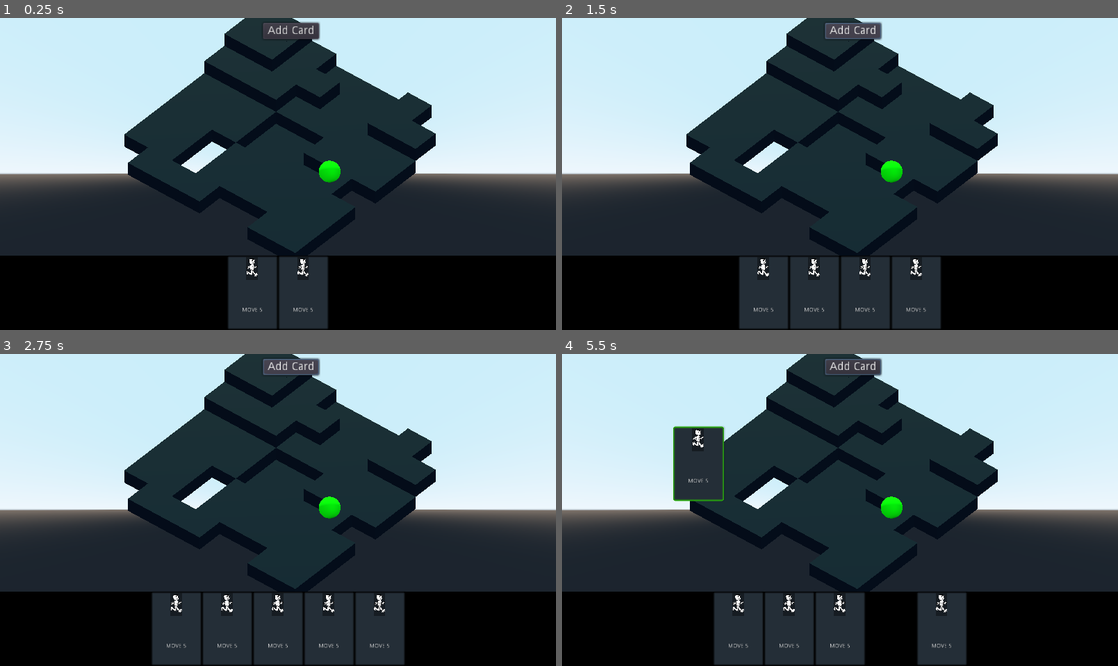
Above: before the commit, frames 1-4 (two rows, left to right).
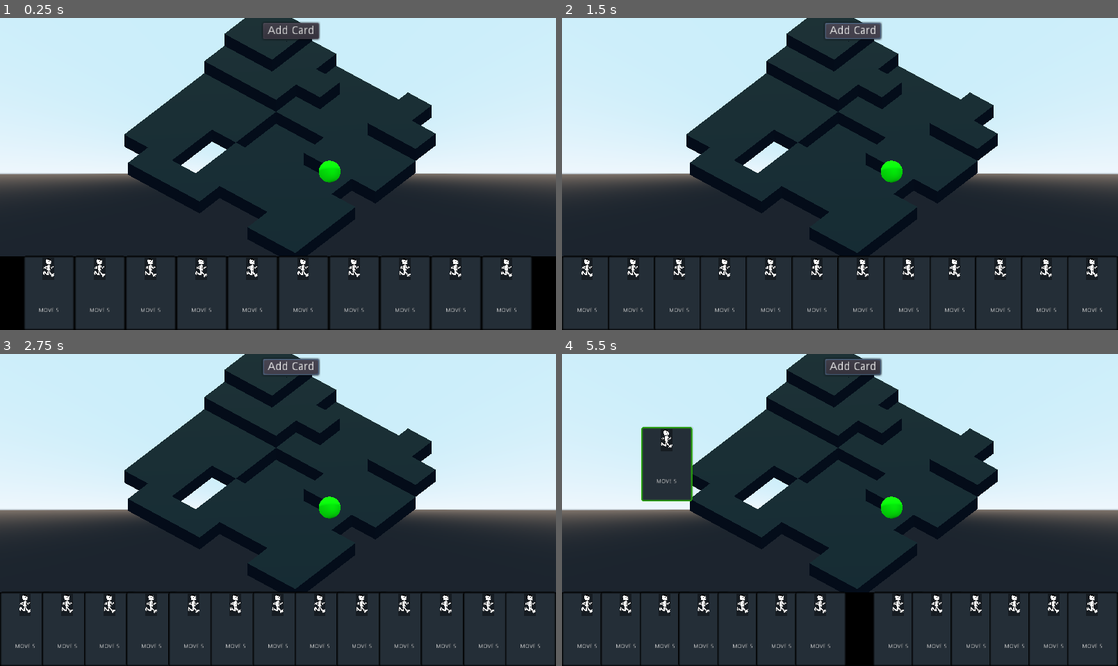
Above: after the commit, the same moments.

Repository: richardbonneau/space-rogue
Game: Godot game, scene res://Scenes/Main.tscn
The game is run twice, just before and just after one commit, with the same random seed, the same clock (stepped at 60 frames per second) and the same inputs.
Inputs (mouse positions are in pixels of both pictures, inside the frame that each line leads up to):
- Up to frame 1 (0.25 s): no input
- Up to frame 2 (1.5 s): click "Add Card" at 0.5 s; click "Add Card" at 1.25 s
- Up to frame 3 (2.75 s): click "Add Card" at 2 s
- Up to frame 4 (5.5 s): tap Enter at 2.75 s; drag from (739, 628) to (895, 441) at 2.77 s; drag from (789, 628) to (812, 572) at 3.52 s; move the mouse to (812, 628) at 4.27 s; click (812, 628) at 4.42 s; tap Space at 5 s; drag from (867, 628) to (673, 463) at 5.02 s

The runs differ from the first frame. In frame 1, 16% of the frame differs, in the area x 0-100%, y 76-100%; in frame 2, 15%; in frame 3, 14%; in frame 4, 18%, in the area x 0-100%, y 23-100%.

Commit message:
cards work as intended

Diff:
--- a/UI/Hand.tscn
+++ b/UI/Hand.tscn
@@ -3,27 +3,83 @@
 [ext_resource path="res://UI/Card.tscn" type="PackedScene" id=1]
 [ext_resource path="res://UI/Scripts/Hand.gd" type="Script" id=3]
 
-[node name="Hand" type="ColorRect"]
-anchor_top = 0.845
+[node name="Hand" type="Control"]
+anchor_top = 1.0
 anchor_right = 1.0
 anchor_bottom = 1.0
-margin_top = -63.96
-size_flags_horizontal = 3
-size_flags_vertical = 3
-color = Color( 0, 0, 0, 1 )
 script = ExtResource( 3 )
 __meta__ = {
 "_edit_use_anchors_": false
 }
 
-[node name="Card" parent="." instance=ExtResource( 1 )]
+[node name="Container" type="ColorRect" parent="."]
+anchor_top = 0.845
+anchor_right = 1.0
+anchor_bottom = 1.0
+margin_top = -182.0
+size_flags_horizontal = 3
+size_flags_vertical = 3
+color = Color( 0, 0, 0, 1 )
+__meta__ = {
+"_edit_use_anchors_": false
+}
+
+[node name="Card" parent="Container" instance=ExtResource( 1 )]
 margin_left = 897.0
 margin_top = -0.729431
 margin_right = 1022.0
 margin_bottom = 181.771
 
-[node name="Card2" parent="." instance=ExtResource( 1 )]
+[node name="Card2" parent="Container" instance=ExtResource( 1 )]
 margin_left = 897.0
 margin_top = -0.729431
 margin_right = 1022.0
 margin_bottom = 181.771
+
+[node name="Card3" parent="Container" instance=ExtResource( 1 )]
+margin_left = 897.0
+margin_top = -0.729431
+margin_right = 1022.0
+margin_bottom = 181.771
+
+[node name="Card4" parent="Container" instance=ExtResource( 1 )]
+margin_left = 897.0
+margin_top = -0.729431
+margin_right = 1022.0
+margin_bottom = 181.771
+
+[node name="Card5" parent="Container" instance=ExtResource( 1 )]
+margin_left = 897.0
+margin_top = -0.729431
+margin_right = 1022.0
+margin_bottom = 181.771
+
+[node name="Card6" parent="Container" instance=ExtResource( 1 )]
+margin_left = 897.0
+margin_top = -0.729431
+margin_right = 1022.0
+margin_bottom = 181.771
+
+[node name="Card7" parent="Container" instance=ExtResource( 1 )]
+margin_left = 897.0
+margin_top = -0.729431
+margin_right = 1022.0
+margin_bottom = 181.771
+
+[node name="Card8" parent="Container" instance=ExtResource( 1 )]
+margin_left = 897.0
+margin_top = -0.729431
+margin_right = 1022.0
+margin_bottom = 181.771
+
+[node name="Card9" parent="Container" instance=ExtResource( 1 )]
+margin_left = 897.0
+margin_top = -0.729431
+margin_right = 1022.0
+margin_bottom = 181.771
+
+[node name="Card10" parent="Container" instance=ExtResource( 1 )]
+margin_left = 897.0
+margin_top = -0.729431
+margin_right = 1022.0
+margin_bottom = 181.771
--- a/UI/Scripts/Card.gd
+++ b/UI/Scripts/Card.gd
@@ -36,12 +36,13 @@
 			if state == AboutToBePlayed:
 				var parent:Node = self.get_parent()
 				parent.remove_child(self)
-				parent.reorganize_hand()
+				parent.get_parent().reorganize_hand()
 				self.queue_free()
 
 	if event is InputEventMouseMotion and drag_position:
+		print(get_global_mouse_position())
 		rect_global_position = get_global_mouse_position() - drag_position
-		if rect_global_position.y < 900:
+		if rect_global_position.y < 400:
 			var node_new_style = self.get_stylebox("panel").duplicate()
 			node_new_style.set_border_color(Color("#29be05"))
 			self.add_stylebox_override("panel", node_new_style)
--- a/UI/Scripts/Hand.gd
+++ b/UI/Scripts/Hand.gd
@@ -1,4 +1,4 @@
-extends ColorRect
+extends Control
 
 
 var held_object = null
@@ -17,19 +17,35 @@
 
 
 func reorganize_hand():
-	var cards_in_hand:Array = self.get_children()
+	var cards_in_hand:Array = $Container.get_children()
+	var num_of_cards: int = cards_in_hand.size()
+	var cards_overlap: float = 0
 
-	var hand_container_width: float = get_viewport().size.x
-	var num_of_cards: int = cards_in_hand.size()
-	var total_hand_width : float = card_width * num_of_cards
-	var maximum_num_of_cards : float = hand_container_width / card_width
+	var container_width: float = get_viewport().size.x
+	var all_cards_width : float = card_width * num_of_cards
+	var maximum_num_of_cards : float = container_width / card_width
+	var middle_of_container = container_width / 2
+	var distance_to_cover_to_get_to_middle = middle_of_container - all_cards_width / 2
+	print("distance_to_cover_to_get_to_middle bef ",distance_to_cover_to_get_to_middle)
+
+	#add - 200 to container_width on the two lines below
+	if all_cards_width > container_width :
+		var extra_space_needed = all_cards_width - (container_width )
+		var middle_of_overlapped_cards = (all_cards_width / 2) - extra_space_needed
+
+		cards_overlap = extra_space_needed / (num_of_cards - 1 )
+		distance_to_cover_to_get_to_middle = 0
+
+		print("middle_of_overlapped_cards ",middle_of_overlapped_cards ,"middle_of_container ",middle_of_container, " extra_space_needed ",extra_space_needed," cards_overlap ",cards_overlap)
 
 
-	var middle_of_hand = hand_container_width / 2
+	for i in cards_in_hand.size():
+		var card_position_x = 0
+		if i != 0:
+			card_position_x = (cards_in_hand[i-1].get_position().x + card_width - cards_overlap) - distance_to_cover_to_get_to_middle
 
-	var a = middle_of_hand - total_hand_width / 2
-	for i in cards_in_hand.size():
-		cards_in_hand[i].set_position(Vector2((i * card_width)+a,0))
+
+		cards_in_hand[i].set_position(Vector2((card_position_x) + distance_to_cover_to_get_to_middle      ,0))
 
 
 
@@ -48,5 +64,5 @@
 
 func _on_Add_Card_Button_pressed():
 	var new_card = card.instance()
-	self.add_child(new_card)
+	$Container.add_child(new_card)
 	reorganize_hand()
